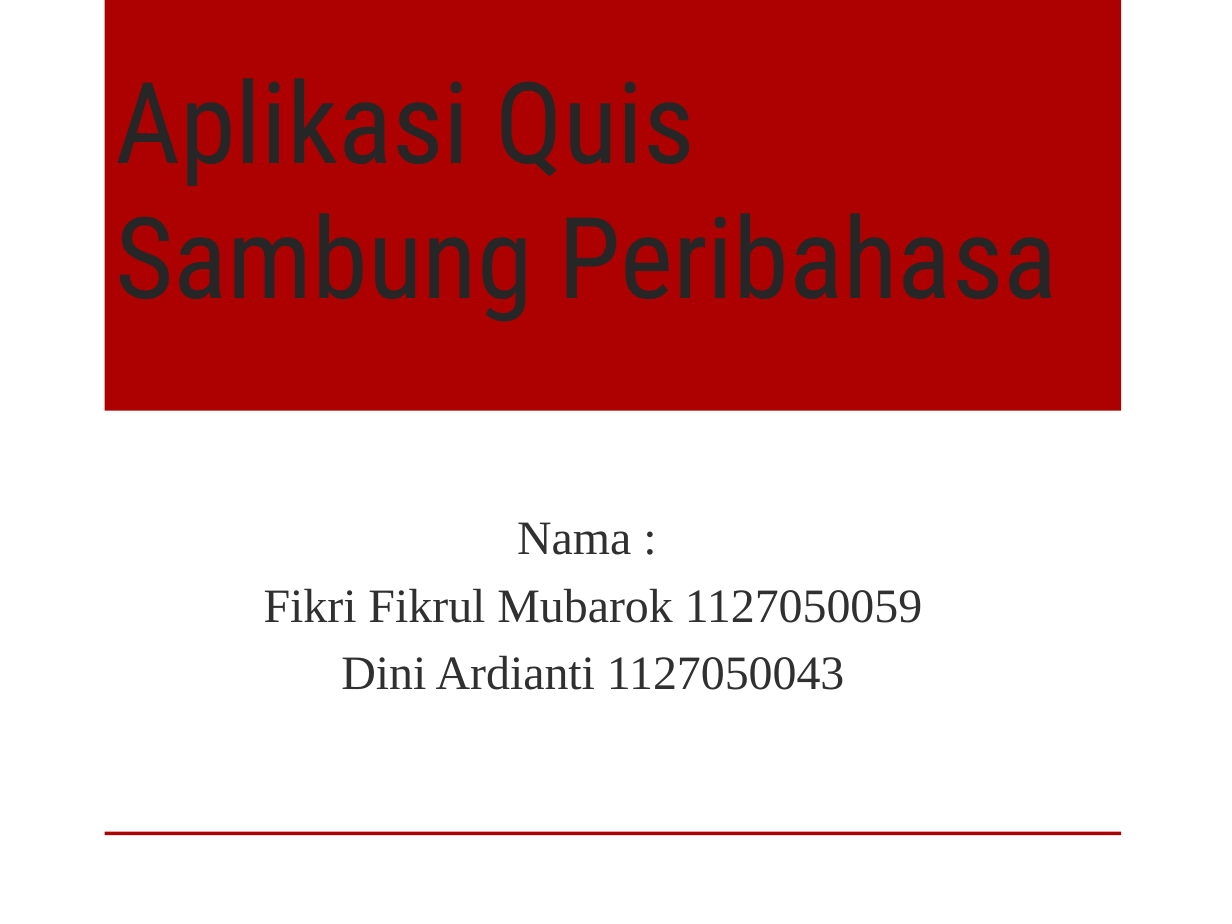
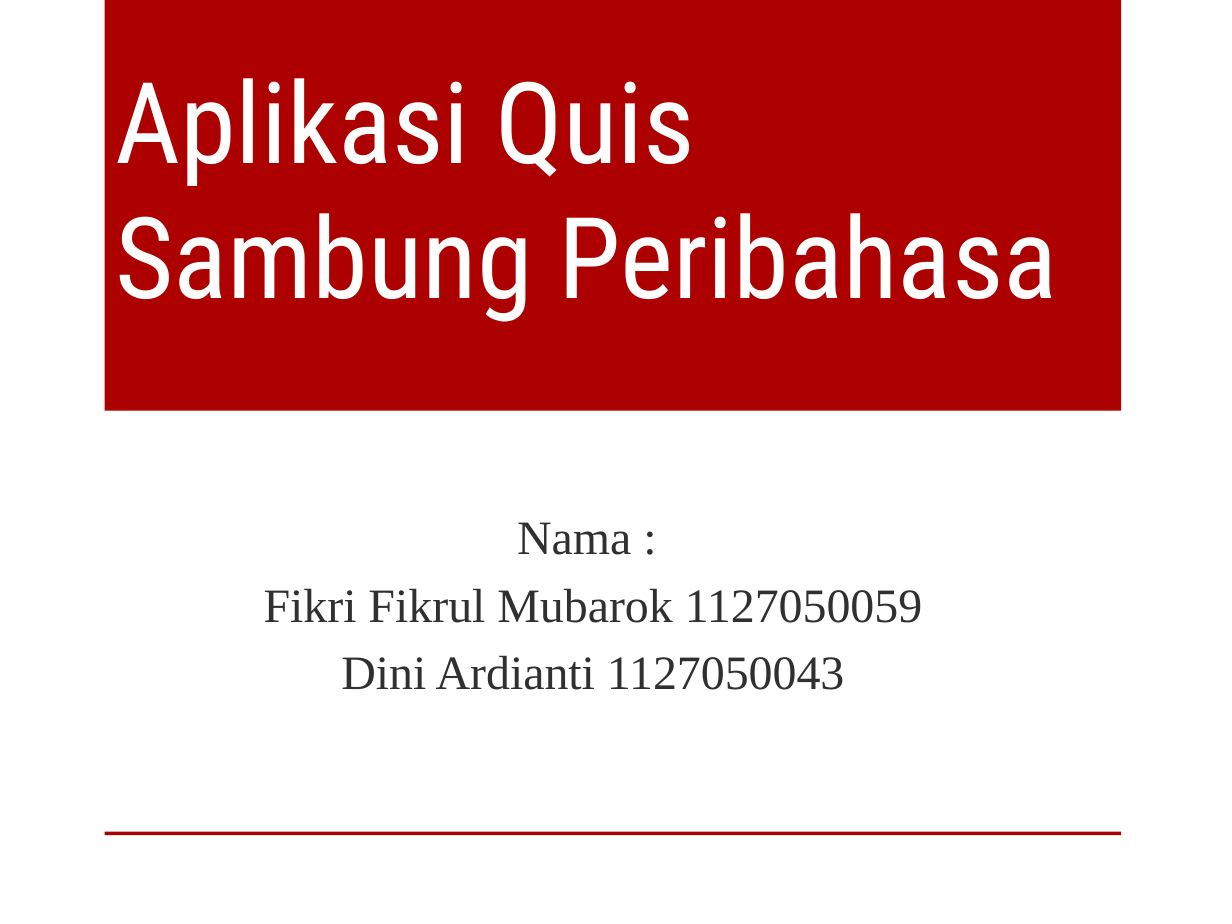
Before and after one commit to FikriFikrulMubarok/Tubes--IFG--1127050059--1127050043, a slide deck: slide 1 of Aplikasi Quis Sambung Peribahasa.pptx. Drawn at 1232x924 pixels with LibreOffice and Linux fonts; fonts in the diff are those of the drawing; background and template pictures are left out. Boxes give left, top, right and bottom in pixels: in the first picture for what was removed or moved away, otherwise in the second. Text is boxed around its words. In the diff, an @@ line names an element or a change of style, - is before the commit and + after.

```diff
--- a/Aplikasi Quis Sambung Peribahasa.pptx
+++ b/Aplikasi Quis Sambung Peribahasa.pptx
@@ title "Aplikasi Quis Sambung Peribahasa" at [115,78,1058,322]: text colour #262626 to #FFFFFF @@
```
Also in this commit, not shown: 5 other slides changed, 2 slides added, 1 slide removed, 10 other files.
